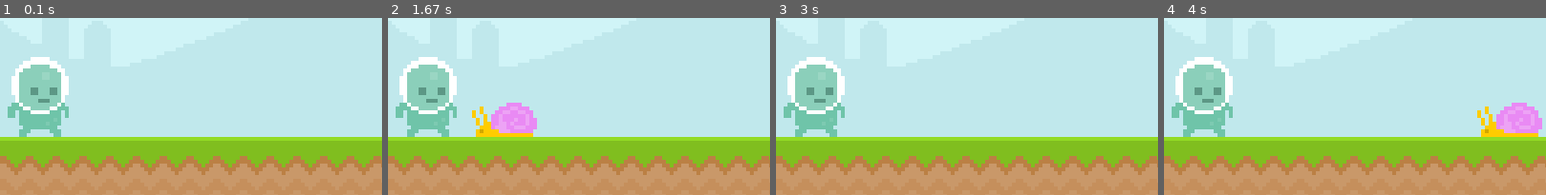
Above: before the commit, frames 1-4 (left to right).
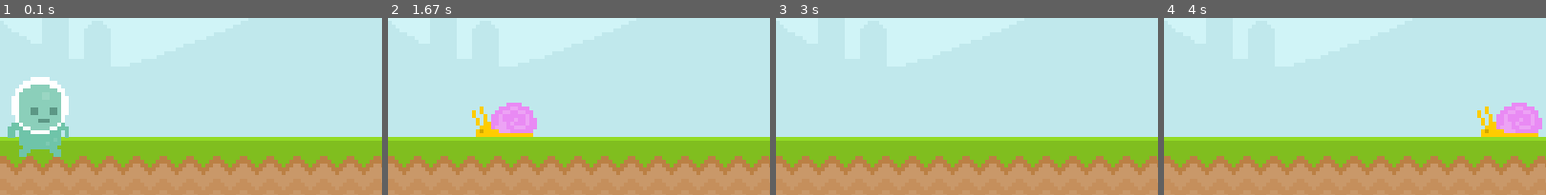
Above: after the commit, the same moments.

Repository: IvanNakov10/Pygame
Game: pygame game, started from pygame.py
Same seed, same stepped clock (60 frames per second), same inputs: the game is played once before the commit and once after it.
Inputs:
- Up to frame 1 (0.1 s): no input
- Up to frame 2 (1.67 s): tap Enter at 0.33 s
- Up to frame 3 (3 s): no input
- Up to frame 4 (4 s): no input
The pictures show only the part of the screen within x 5-55%, y 40-90%; the shares and areas given below are measured in that part.

The runs differ from the first frame. In frame 1, 5.8% of the frame differs, in the area x 2-18%, y 22-79%; in frame 2, 5.4%; in frame 3, 5.4%; in frame 4, 5.4%.

Commit message:
grav + jump

Diff:
--- a/pygame.py
+++ b/pygame.py
@@ -19,13 +19,16 @@
 
 player = pygame.image.load('Pygame/graphics/Player/player_walk_1.png').convert_alpha()
 player_rect = player.get_rect(midbottom = (80,300))
+player_grav = 0
 
 while True:
     for event in pygame.event.get():
         if event.type == pygame.QUIT:
             pygame.quit()
             exit()
-
+    if event.type == pygame.KEYDOWN:
+        if event.type == pygame.K_SPACE:
+            player_grav = -20
     Screen.blit(surface,(0,0))
     Screen.blit(ground,(0,300))
     Screen.blit(text_surface, score_rect)
@@ -33,7 +36,13 @@
     if snail_rect.left <= 0:
         snail_rect.left = 800
     Screen.blit(snail,snail_rect)
+
+    player_grav += 1
+    player_rect.y += player_grav
     Screen.blit(player, player_rect)
+
+    # keys = pygame.key.get_pressed()
+    # keys[pygame.K_SPACE]:
 
 
     pygame.display.update()
